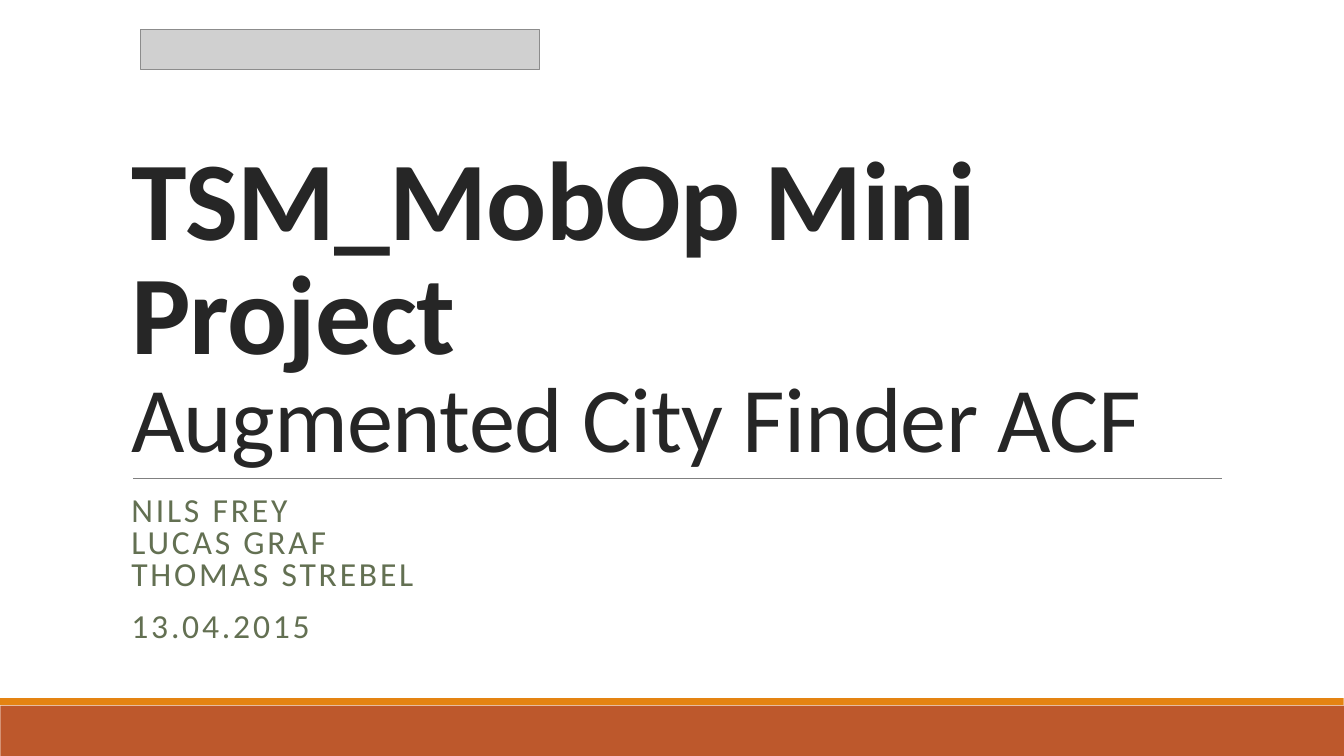
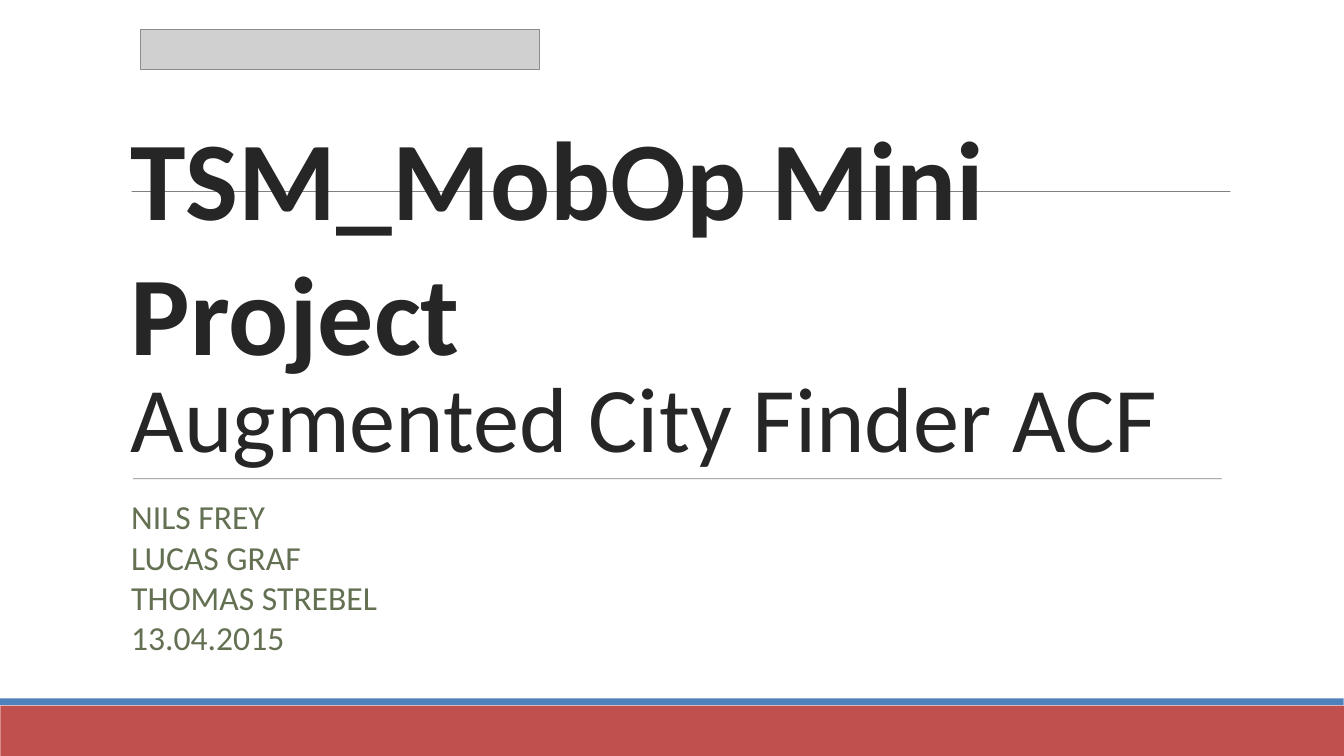
Before and after one commit to freyn42/TSM_MobOp, a slide deck: slide 1 of Presentation/TSM_MobOp Mini Project.pptx. Drawn at 1344x756 pixels with LibreOffice and Linux fonts; fonts in the diff are those of the drawing; grey boxes stand for pictures. Boxes give left, top, right and bottom in pixels: in the first picture for what was removed or moved away, otherwise in the second. Text is boxed around its words. In the diff, an @@ line names an element or a change of style, - is before the commit and + after.

```diff
--- a/Presentation/TSM_MobOp Mini Project.pptx
+++ b/Presentation/TSM_MobOp Mini Project.pptx
@@ text "TSM_MobOp Mini Project Augmented City ..." at <box>131,141,1156,468</box>: letter spacing -0.5 to 0 pt @@
@@ line added from (132, 192) to (1231, 192), #808080 0.51 pt @@
@@ line (133, 479) - (1222, 479): stroke #808080 0.5 pt to #808080 0.51 pt @@
@@ text "NILS FREY LUCAS GRAF THOMAS ..." at <box>131,507,377,650</box>: letter spacing 2 to 0 pt; line spacing 0.8 to 1; less space between paragraphs @@
@@ rectangle at <box>0,706,1344,756</box>: fill #BD582C to #C0504D @@
@@ rectangle at <box>0,699,1344,706</box>: fill #E48312 to #4F81BD @@
```
Also in this commit, not shown: 11 other slides changed.
